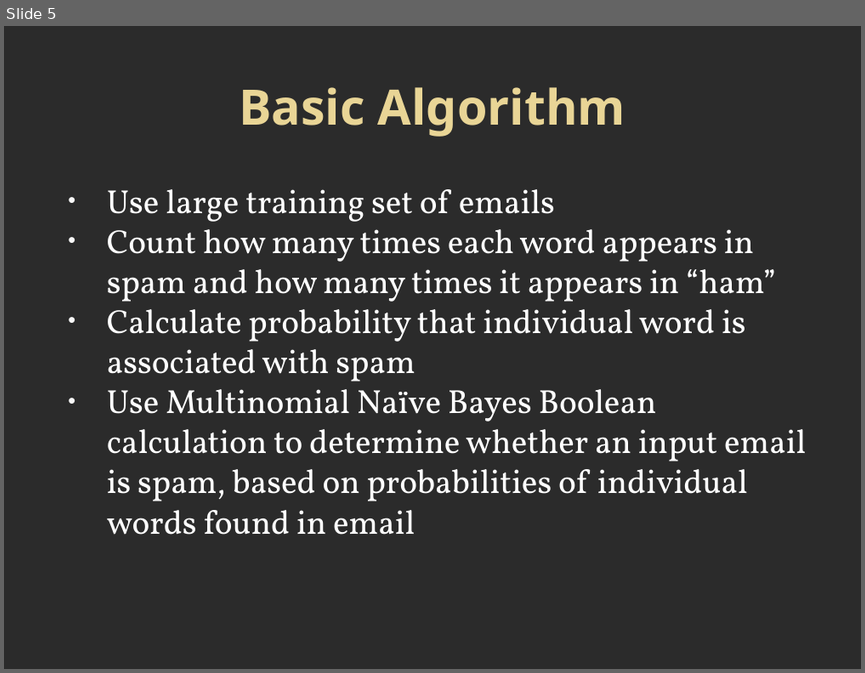
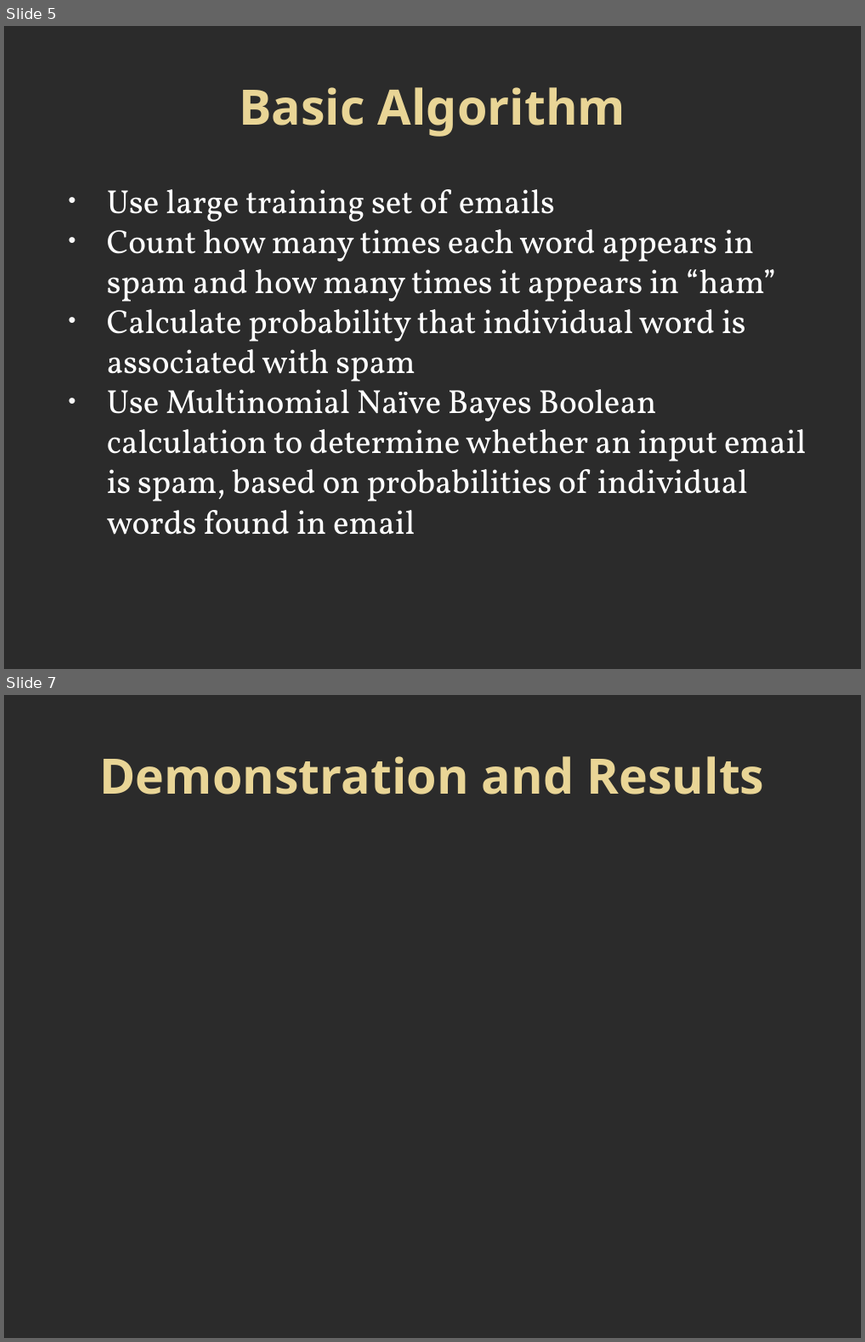
Before and after one commit to beoing/CS480-Email-Spam-Filter, a slide deck: documentssssssssssyay!!!!!!!/Email Spam Filtering.pptx. Shown one above the other, each under a label of ours: slide 5 before the commit, slides 5 and 7 after it; the slides between them are not shown. The pictures are 865x673 and 865x1342 pixels, drawn with LibreOffice and Linux fonts; fonts in the diff are those of the drawing; background and template pictures are left out; a plain dark background stands for a picture behind light text. Boxes give left, top, right and bottom in pixels: in the first picture for what was removed or moved away, otherwise in the second. Text is boxed around its words. In the diff, an @@ line names an element or a change of style, - is before the commit and + after.

```diff
--- a/documentssssssssssyay!!!!!!!/Email Spam Filtering.pptx
+++ b/documentssssssssssyay!!!!!!!/Email Spam Filtering.pptx
@@ slide 7 added at (x1=4, y1=695, x2=861, y2=1338), background picture (left out) @@
@@ text added at (x1=99, y1=756, x2=765, y2=794), 41 pt, text #E9D596, bold @@
+Demonstration and Results
```
Also in this commit, not shown: 1 slide changed, 1 slide removed, 8 other files.
